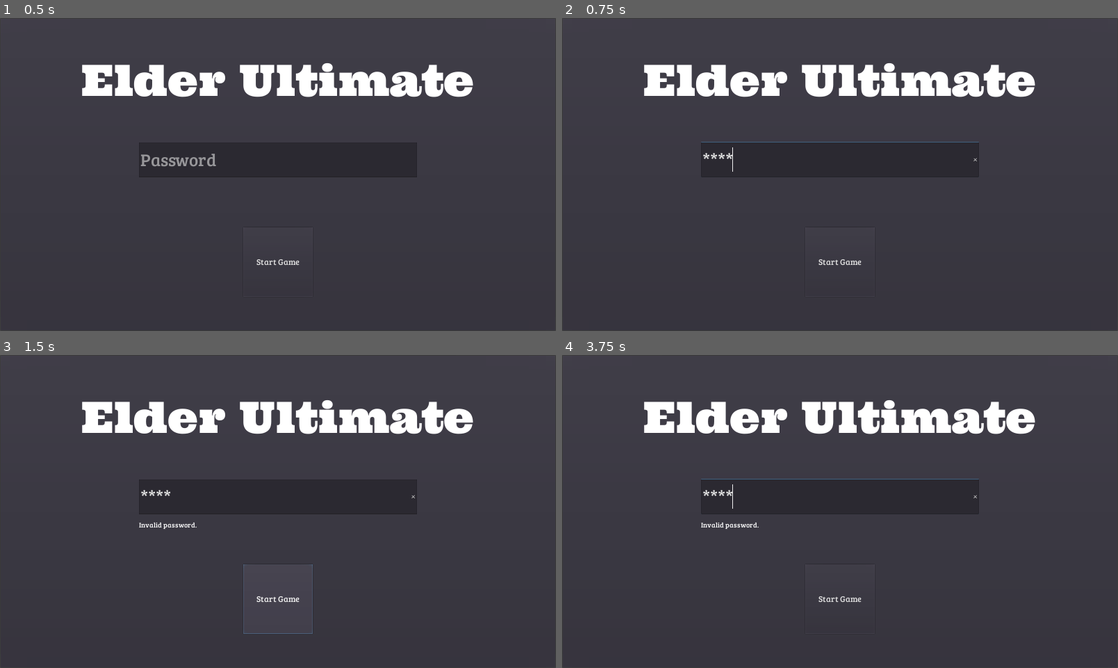
Above: before the commit, frames 1-4 (two rows, left to right).
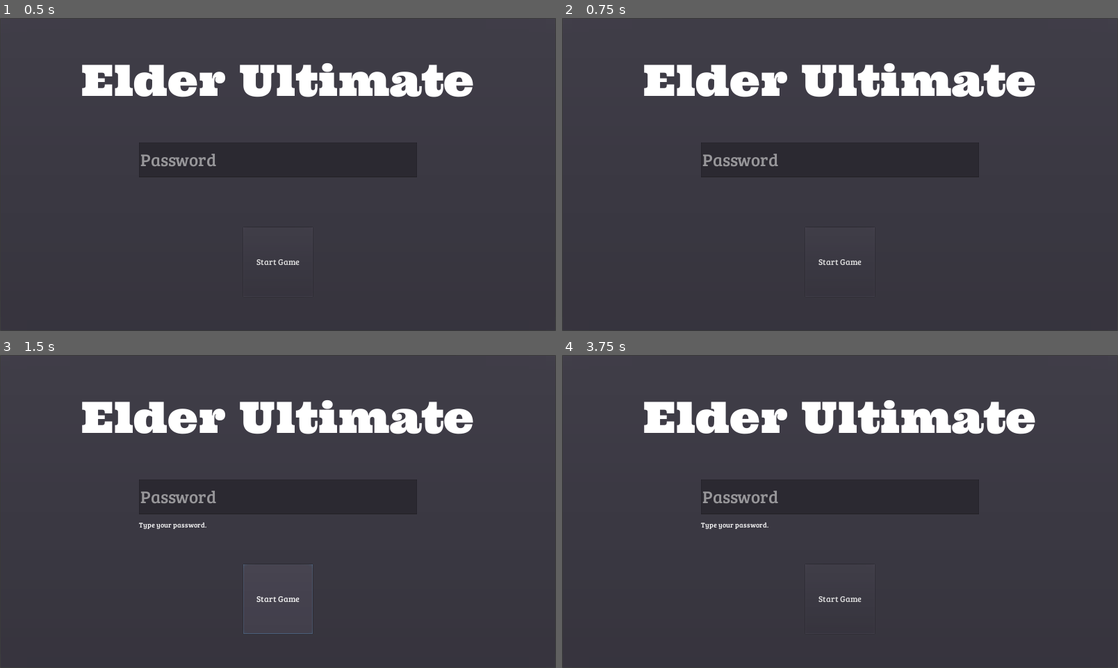
Above: after the commit, the same moments.

Repository: emotiongames/elder-ultimate
Game: Godot game, scene res://scenes/screens/main-menu/MainMenu.tscn
Two runs of this game, one before a commit and one after it. Both use one fixed random seed, a clock stepped at 60 frames per second and the inputs below.
Inputs (mouse positions are in pixels of both pictures, inside the frame that each line leads up to):
- Up to frame 1 (0.5 s): no input
- Up to frame 2 (0.75 s): click (840, 158) at 0.52 s; type "Alex" at 0.6 s
- Up to frame 3 (1.5 s): click "Start Game" at 1.25 s
- Up to frame 4 (3.75 s): click "Start Game" at 2 s; click "Start Game" at 2.75 s; tap Enter at 3.5 s; move the mouse to (962, 495) at 3.52 s; click (962, 495) at 3.67 s

Frame 1 is identical in both runs. In frame 2, 0.4% of the frame differs, in the area x 25-75%, y 39-50%; in frame 3, 0.4%; in frame 4, 0.5%, in the area x 25-75%, y 39-56%.
Error after the commit: Error setting property 'text' with value of type Nil. (res://scripts/behaviors/PasswordTextBar.gd:19)

Commit message:
feat: implements coin system and fix player z-index

Diff:
--- a/project.godot
+++ b/project.godot
@@ -39,5 +39,7 @@
 
 [rendering]
 
+quality/driver/fallback_to_gles2=true
 threads/thread_model=2
+vram_compression/import_etc=true
 environment/default_environment="res://default_env.tres"
--- a/scenes/chapters/first/GameScene.tscn
+++ b/scenes/chapters/first/GameScene.tscn
@@ -11,6 +11,7 @@
 [ext_resource path="res://scenes/screens/game-over/GameOver.tscn" type="PackedScene" id=9]
 [ext_resource path="res://scripts/behaviors/GameOverScreen.gd" type="Script" id=10]
 [ext_resource path="res://scripts/behaviors/TimerBehavior.gd" type="Script" id=11]
+[ext_resource path="res://scripts/RewardSpawnSystem.gd" type="Script" id=12]
 
 [node name="Base" type="Node2D"]
 script = ExtResource( 7 )
@@ -20,10 +21,13 @@
 directions_mode = "Four Directions"
 
 [node name="Backgrounds" type="Node2D" parent="."]
+z_index = -2
 
 [node name="Far" parent="Backgrounds" instance=ExtResource( 2 )]
+scroll_speed = 60
 
 [node name="Close" parent="Backgrounds" instance=ExtResource( 1 )]
+scroll_speed = 900
 
 [node name="EnemyController" type="Node2D" parent="."]
 script = ExtResource( 3 )
@@ -52,33 +56,6 @@
 [node name="SpawnRSDSystem" type="Position2D" parent="EnemyController"]
 position = Vector2( -240, 960 )
 
-[node name="RewardController" type="Node2D" parent="."]
-z_index = 2
-
-[node name="SpawnLSTSystem" type="Position2D" parent="RewardController"]
-position = Vector2( 2160, 600 )
-
-[node name="SpawnRSTSystem" type="Position2D" parent="RewardController"]
-position = Vector2( -240, 600 )
-
-[node name="SpawnLTSSystem" type="Position2D" parent="RewardController"]
-position = Vector2( 2160, 720 )
-
-[node name="SpawnRTSSystem" type="Position2D" parent="RewardController"]
-position = Vector2( -240, 720 )
-
-[node name="SpawnLBSSystem" type="Position2D" parent="RewardController"]
-position = Vector2( 2160, 840 )
-
-[node name="SpawnRBSSystem" type="Position2D" parent="RewardController"]
-position = Vector2( -240, 840 )
-
-[node name="SpawnLSDSystem" type="Position2D" parent="RewardController"]
-position = Vector2( 2160, 960 )
-
-[node name="SpawnRSDSystem" type="Position2D" parent="RewardController"]
-position = Vector2( -240, 960 )
-
 [node name="PlayerController" type="Node2D" parent="."]
 
 [node name="TopLimit" type="Position2D" parent="PlayerController"]
@@ -90,7 +67,25 @@
 [node name="Player" parent="PlayerController" instance=ExtResource( 4 )]
 position = Vector2( 600, 600 )
 script = ExtResource( 6 )
-speed = 600
+speed = 900
+
+[node name="RewardController" type="Node2D" parent="."]
+script = ExtResource( 12 )
+
+[node name="CoinsGroupSpawn" type="Position2D" parent="RewardController"]
+position = Vector2( 2040, 600 )
+
+[node name="SpawnLSTSystem" type="Position2D" parent="RewardController"]
+position = Vector2( 2160, 600 )
+
+[node name="SpawnLTSSystem" type="Position2D" parent="RewardController"]
+position = Vector2( 2160, 720 )
+
+[node name="SpawnLBSSystem" type="Position2D" parent="RewardController"]
+position = Vector2( 2160, 840 )
+
+[node name="SpawnLSDSystem" type="Position2D" parent="RewardController"]
+position = Vector2( 2160, 960 )
 
 [node name="GameUI" parent="." instance=ExtResource( 8 )]
 anchor_right = 0.0
@@ -99,28 +94,45 @@
 margin_bottom = 240.0
 
 [node name="GameOver" parent="." instance=ExtResource( 9 )]
+visible = false
 anchor_right = 0.0
 anchor_bottom = 0.0
 margin_right = 1920.0
 margin_bottom = 1080.0
 script = ExtResource( 10 )
 
-[node name="DistanceScoreTimer" type="Timer" parent="."]
-wait_time = 0.7
+[node name="Timers" type="Node2D" parent="."]
+
+[node name="DistanceScoreTimer" type="Timer" parent="Timers"]
+wait_time = 0.2
 autostart = true
 script = ExtResource( 11 )
 label = "distance_score"
 
-[node name="SidewalkEnemySpawnTimer" type="Timer" parent="."]
+[node name="SidewalkEnemySpawnTimer" type="Timer" parent="Timers"]
 autostart = true
 script = ExtResource( 11 )
 label = "sidewalk_enemy_spawn"
 
-[node name="StreetEnemySpawnTimer" type="Timer" parent="."]
+[node name="StreetEnemySpawnTimer" type="Timer" parent="Timers"]
 autostart = true
 script = ExtResource( 11 )
 label = "street_enemy_spawn"
+
+[node name="EffectSpawnTimer" type="Timer" parent="Timers"]
+wait_time = 3.0
+autostart = true
+script = ExtResource( 11 )
+label = "effect_spawn"
+
+[node name="CoinGroupSpawnTimer" type="Timer" parent="Timers"]
+wait_time = 3.0
+autostart = true
+script = ExtResource( 11 )
+label = "coin_group_spawn"
 [connection signal="swiped" from="SwipeDetector" to="PlayerController/Player" method="_on_SwipeDetector_swiped"]
-[connection signal="timeout" from="DistanceScoreTimer" to="PlayerController/Player" method="_on_DistanceScoreTimer_timeout"]
-[connection signal="timeout" from="SidewalkEnemySpawnTimer" to="EnemyController" method="_on_SidewalkEnemySpawnTimer_timeout"]
-[connection signal="timeout" from="StreetEnemySpawnTimer" to="EnemyController" method="_on_StreetEnemySpawnTimer_timeout"]
+[connection signal="timeout" from="Timers/DistanceScoreTimer" to="PlayerController/Player" method="_on_DistanceScoreTimer_timeout"]
+[connection signal="timeout" from="Timers/SidewalkEnemySpawnTimer" to="EnemyController" method="_on_SidewalkEnemySpawnTimer_timeout"]
+[connection signal="timeout" from="Timers/StreetEnemySpawnTimer" to="EnemyController" method="_on_StreetEnemySpawnTimer_timeout"]
+[connection signal="timeout" from="Timers/EffectSpawnTimer" to="RewardController" method="_on_EffectTimer_timeout"]
+[connection signal="timeout" from="Timers/CoinGroupSpawnTimer" to="RewardController" method="_on_CoinGroupSpawnTimer_timeout"]
--- a/scenes/chapters/first/characters/enemies/contaminated-person/ContaminatedPerson.tscn
+++ b/scenes/chapters/first/characters/enemies/contaminated-person/ContaminatedPerson.tscn
@@ -3,11 +3,13 @@
 [ext_resource path="res://scripts/behaviors/EnemyBehavior.gd" type="Script" id=1]
 [ext_resource path="res://sprites/player/hd/VELHINHA.png" type="Texture" id=2]
 
-[sub_resource type="RectangleShape2D" id=1]
-extents = Vector2( 58.9475, 93.9432 )
+[sub_resource type="CapsuleShape2D" id=1]
+radius = 48.89
+height = 76.1779
 
 [node name="Area2D" type="Area2D"]
 script = ExtResource( 1 )
+speed = 900
 
 [node name="Texture" type="Sprite" parent="."]
 scale = Vector2( 0.065, 0.065 )
--- a/scenes/chapters/first/characters/enemies/vehicles/common/l-direction/Car.tscn
+++ b/scenes/chapters/first/characters/enemies/vehicles/common/l-direction/Car.tscn
@@ -3,11 +3,12 @@
 [ext_resource path="res://sprites/enemies/car-l/hd/car.png" type="Texture" id=1]
 [ext_resource path="res://scripts/behaviors/EnemyBehavior.gd" type="Script" id=2]
 
-[sub_resource type="RectangleShape2D" id=1]
-extents = Vector2( 215.701, 73.3764 )
+[sub_resource type="ConcavePolygonShape2D" id=1]
+segments = PoolVector2Array( -205, 0, -170, -15, -170, -15, -110, -15, -110, -15, -20, -60, -20, -60, 120, -60, 120, -60, 195, -25, 195, -25, 205, 10, 205, 10, 200, 30, 200, 30, 180, 40, 180, 40, 140, 70, 140, 70, 100, 40, 100, 40, -120, 40, -120, 40, -140, 70, -140, 70, -200, 40, -200, 40, -205, 0, 0, 0, 0, 0, 0, 0, 0, 0 )
 
 [node name="Area2D" type="Area2D"]
 script = ExtResource( 2 )
+speed = 1200
 
 [node name="Texture" type="Sprite" parent="."]
 texture = ExtResource( 1 )
--- a/scenes/chapters/first/characters/enemies/vehicles/common/r-direction/Car.tscn
+++ b/scenes/chapters/first/characters/enemies/vehicles/common/r-direction/Car.tscn
@@ -4,10 +4,11 @@
 [ext_resource path="res://scripts/behaviors/EnemyBehavior.gd" type="Script" id=2]
 
 [sub_resource type="RectangleShape2D" id=1]
-extents = Vector2( 203.314, 54.7264 )
+extents = Vector2( 193.243, 45.7838 )
 
 [node name="Area2D" type="Area2D"]
 script = ExtResource( 2 )
+speed = 1200
 
 [node name="Texture" type="Sprite" parent="."]
 position = Vector2( 0, -3.8147e-06 )
--- a/scenes/chapters/first/characters/enemies/vehicles/specials/l-direction/Police.tscn
+++ b/scenes/chapters/first/characters/enemies/vehicles/specials/l-direction/Police.tscn
@@ -4,10 +4,11 @@
 [ext_resource path="res://scripts/behaviors/EnemyBehavior.gd" type="Script" id=2]
 
 [sub_resource type="RectangleShape2D" id=1]
-extents = Vector2( 251.086, 98.0497 )
+extents = Vector2( 244.141, 88.2579 )
 
 [node name="Area2D" type="Area2D"]
 script = ExtResource( 2 )
+speed = 1100
 
 [node name="Texture" type="Sprite" parent="."]
 scale = Vector2( 0.5, 0.5 )
--- a/scenes/chapters/first/characters/enemies/vehicles/specials/r-direction/Police.tscn
+++ b/scenes/chapters/first/characters/enemies/vehicles/specials/r-direction/Police.tscn
@@ -4,10 +4,11 @@
 [ext_resource path="res://scripts/behaviors/EnemyBehavior.gd" type="Script" id=2]
 
 [sub_resource type="RectangleShape2D" id=1]
-extents = Vector2( 248.61, 101.133 )
+extents = Vector2( 240.165, 79.668 )
 
 [node name="Police" type="Area2D"]
 script = ExtResource( 2 )
+speed = 800
 
 [node name="Texture" type="Sprite" parent="."]
 texture = ExtResource( 1 )
--- /dev/null
+++ b/scenes/chapters/first/rewards/containers/coin-patterns/Pattern1.tscn
@@ -0,0 +1,17 @@
+[gd_scene load_steps=2 format=2]
+
+[ext_resource path="res://scenes/chapters/first/rewards/single/Coin.tscn" type="PackedScene" id=1]
+
+[node name="Pattern1" type="Node2D"]
+
+[node name="Coin" parent="." instance=ExtResource( 1 )]
+position = Vector2( 60, 60 )
+
+[node name="Coin2" parent="." instance=ExtResource( 1 )]
+position = Vector2( 180, 180 )
+
+[node name="Coin3" parent="." instance=ExtResource( 1 )]
+position = Vector2( 300, 300 )
+
+[node name="Coin4" parent="." instance=ExtResource( 1 )]
+position = Vector2( 420, 420 )
--- /dev/null
+++ b/scenes/chapters/first/rewards/single/Coin.tscn
@@ -0,0 +1,19 @@
+[gd_scene load_steps=4 format=2]
+
+[ext_resource path="res://sprites/rewards/coin/hd/coin_temp-1.png" type="Texture" id=1]
+[ext_resource path="res://scripts/behaviors/CoinBehavior.gd" type="Script" id=2]
+
+[sub_resource type="RectangleShape2D" id=1]
+extents = Vector2( 40.4201, 41.3687 )
+
+[node name="Coin" type="Area2D"]
+script = ExtResource( 2 )
+
+[node name="Texture" type="Sprite" parent="."]
+position = Vector2( 3.8147e-06, 3.8147e-06 )
+scale = Vector2( 2.5, 2.5 )
+texture = ExtResource( 1 )
+
+[node name="CollisionShape2D" type="CollisionShape2D" parent="."]
+shape = SubResource( 1 )
+[connection signal="area_entered" from="." to="." method="_on_Coin_area_entered"]
--- a/scenes/screens/main-menu/MainMenu.tscn
+++ b/scenes/screens/main-menu/MainMenu.tscn
@@ -6,6 +6,7 @@
 [ext_resource path="res://scenes/screens/main-menu/elements/singles/PasswordTextBar.tscn" type="PackedScene" id=4]
 [ext_resource path="res://scripts/behaviors/GameStartButton.gd" type="Script" id=5]
 [ext_resource path="res://scripts/behaviors/MessageBehavior.gd" type="Script" id=6]
+[ext_resource path="res://scripts/behaviors/PasswordTextBar.gd" type="Script" id=7]
 
 [sub_resource type="DynamicFont" id=1]
 size = 25
@@ -55,6 +56,7 @@
 anchor_bottom = 0.0
 margin_right = 960.0
 margin_bottom = 120.0
+script = ExtResource( 7 )
 
 [node name="Message" type="Label" parent="Centralizer/Items/PasswordContainer/VBoxContainer"]
 margin_top = 140.0
@@ -77,6 +79,8 @@
 script = ExtResource( 5 )
 
 [node name="HTTPRequest" type="HTTPRequest" parent="Centralizer/Items/Options"]
+[connection signal="focus_entered" from="Centralizer/Items/PasswordContainer/VBoxContainer/PasswordTextBar" to="Centralizer/Items/PasswordContainer/VBoxContainer/PasswordTextBar" method="_on_PasswordTextBar_focus_entered"]
+[connection signal="focus_exited" from="Centralizer/Items/PasswordContainer/VBoxContainer/PasswordTextBar" to="Centralizer/Items/PasswordContainer/VBoxContainer/PasswordTextBar" method="_on_PasswordTextBar_focus_exited"]
 [connection signal="text_changed" from="Centralizer/Items/PasswordContainer/VBoxContainer/PasswordTextBar" to="Centralizer/Items/Options/GameStartButton" method="_on_PasswordTextBar_text_changed"]
 [connection signal="pressed" from="Centralizer/Items/Options/GameStartButton" to="Centralizer/Items/Options/GameStartButton" method="_on_GameStartButton_pressed"]
 [connection signal="request_completed" from="Centralizer/Items/Options/HTTPRequest" to="Centralizer/Items/Options/GameStartButton" method="_on_HTTPRequest_request_completed"]
--- a/scenes/screens/ui/elements/containers/CoinsContainer.tscn
+++ b/scenes/screens/ui/elements/containers/CoinsContainer.tscn
@@ -18,11 +18,11 @@
 anchor_right = 0.0
 anchor_bottom = 0.0
 margin_right = 119.0
-margin_bottom = 120.0
+margin_bottom = 119.0
 
 [node name="CoinCounter" parent="." instance=ExtResource( 2 )]
 anchor_right = 0.0
 anchor_bottom = 0.0
 margin_left = 123.0
 margin_right = 480.0
-margin_bottom = 120.0
+margin_bottom = 119.0
--- a/scripts/EnemySpawnSystem.gd
+++ b/scripts/EnemySpawnSystem.gd
@@ -31,14 +31,10 @@
 	if self.get_child(spawn_index).get_child_count() == 0:
 		if spawn_index % 2 == 0:
 			var enemy = sidewalk_enemies[int(rand_range(0, sidewalk_enemies.size()))]
-			var bias = self.get_child(spawn_index + 1).position
-			bias.x = self.get_child(spawn_index).position.x - bias.x
-			spawn_enemies(enemy, spawn_index, -1, -bias)
+			spawn_enemies(enemy, spawn_index, -1)
 		else:
 			var enemy = sidewalk_enemies[int(rand_range(0, sidewalk_enemies.size()))]
-			var bias = self.get_child(spawn_index - 1).position
-			bias.x -= self.get_child(spawn_index).position.x
-			spawn_enemies(enemy, spawn_index, 1, bias)
+			spawn_enemies(enemy, spawn_index, 1)
 
 func spawn_street_enemies():
 	randomize()
@@ -49,19 +45,14 @@
 	if self.get_child(spawn_index).get_child_count() == 0:
 		if spawn_index % 2 == 0:
 			var enemy = street_top_enemies[int(rand_range(0, street_top_enemies.size()))]
-			var bias = self.get_child(spawn_index + 1).position
-			bias.x = self.get_child(spawn_index).position.x - bias.x
-			spawn_enemies(enemy, spawn_index, -1, -bias)
+			spawn_enemies(enemy, spawn_index, -1)
 		else:
 			var enemy = street_bottom_enemies[int(rand_range(0, street_bottom_enemies.size()))]
-			var bias = self.get_child(spawn_index - 1).position
-			bias.x -= self.get_child(spawn_index).position.x
-			spawn_enemies(enemy, spawn_index, 1, bias)
+			spawn_enemies(enemy, spawn_index, 1)
 
-func spawn_enemies(enemy, spawn, orientation, bias):
+func spawn_enemies(enemy, spawn, orientation):
 	var enemy_instance = enemy.instance()
 	enemy_instance.set_orientation(orientation)
-	enemy_instance.set_bias_position(bias)
 	enemy_instance.set_from_spawn(spawn)
 	self.get_child(spawn).add_child(enemy_instance)
 
--- a/scripts/Events.gd
+++ b/scripts/Events.gd
@@ -4,7 +4,10 @@
 signal show_game_over
 signal resume_game
 signal count_point(point)
+signal count_coin(value)
 signal update_timer(label, value)
+signal start_timer(label)
+signal stop_timer(label)
 signal show_main_menu
 signal update_message_text(new_text)
 
--- /dev/null
+++ b/scripts/RewardSpawnSystem.gd
@@ -0,0 +1,46 @@
+extends Node2D
+
+var coin_patterns = [
+	preload("res://scenes/chapters/first/rewards/containers/coin-patterns/Pattern1.tscn")
+]
+
+var do_spawn = true
+
+# Called when the node enters the scene tree for the first time.
+func _ready():
+	var _show_game_over_connection = Events.connect("show_game_over", self, "_on_show_game_over")
+	var _resume_game_connection = Events.connect("resume_game", self, "_on_resume_game")
+	pass # Replace with function body.
+
+
+# Called every frame. 'delta' is the elapsed time since the previous frame.
+#func _process(delta):
+#	pass
+
+func _on_show_game_over():
+	do_spawn = false
+
+func _on_resume_game():
+	do_spawn = true
+
+func _on_EffectTimer_timeout():
+	#spawn_effect()
+	#randomize()
+	#Events.emit_signal("update_timer", "effect_spawn", int(rand_range(5, 7)))
+	pass # Replace with function body.
+
+func spawn_effect():
+	#randomize()
+	#var reward_spawn = int(rand_range(0, self.get_child_count()))
+	pass
+
+func _on_CoinGroupSpawnTimer_timeout():
+	if do_spawn:
+		spawn_coin_group()
+		randomize()
+		Events.emit_signal("update_timer", "coin_group_spawn", int(rand_range(1, 3)))
+	pass # Replace with function body.
+
+func spawn_coin_group():
+	var coin_group_instance = coin_patterns[0].instance()
+	self.get_child(0).add_child(coin_group_instance)
--- /dev/null
+++ b/scripts/behaviors/CoinBehavior.gd
@@ -0,0 +1,38 @@
+extends Area2D
+
+export var speed = 900
+
+var bias_position = Vector2(0, 0)
+var spawn_position = Vector2(0, 0)
+# Called when the node enters the scene tree for the first time.
+func _ready():
+	var screen_width = ProjectSettings.get_setting("display/window/size/width")
+	var coin_width = self.get_child(0).texture.get_width()
+
+	spawn_position = self.position
+	bias_position.x = spawn_position.x + screen_width + coin_width
+
+	add_to_group("coins")
+	var _show_game_over_connection = Events.connect("show_game_over", self, "_on_show_game_over")
+	pass # Replace with function body.
+
+
+# Called every frame. 'delta' is the elapsed time since the previous frame.
+func _process(delta):
+	move(delta)
+
+func move(delta):
+	self.translate(Vector2(-speed * delta, 0))
+	print(self.position)
+	if self.position.x <= -bias_position.x:
+			queue_free()
+
+
+func _on_Coin_area_entered(area):
+	if area.is_in_group("player"):
+		Events.emit_signal("count_coin", 1)
+		queue_free()
+
+func _on_show_game_over():
+	queue_free()
+	pass
--- a/scripts/behaviors/CoinCounter.gd
+++ b/scripts/behaviors/CoinCounter.gd
@@ -1,11 +1,16 @@
 extends MarginContainer
+
+var coins = 0
 
 # Called when the node enters the scene tree for the first time.
 func _ready():
-	#Events.connect("count_coin", self, "_on_count_coin")
+	Events.connect("count_coin", self, "_on_count_coin")
 	pass # Replace with function body.
 
 
 # Called every frame. 'delta' is the elapsed time since the previous frame.
-#func _process(delta):
-#	pass
+func _process(delta):
+	self.get_child(0).text = str(coins)
+
+func _on_count_coin(coin):
+	coins = coins + coin
--- a/scripts/behaviors/EnemyBehavior.gd
+++ b/scripts/behaviors/EnemyBehavior.gd
@@ -2,13 +2,14 @@
 
 export var speed = 300 setget set_speed
 var orientation = 0 setget set_orientation
-var bias_position = Vector2(0, 0) setget set_bias_position
 var from_spawn = -1 setget set_from_spawn
 
 var collision_with_player_moving = false
 var collision_with_player_stopped = false
 
 var player_collision = -1
+var spawn_position = Vector2(0, 0)
+var bias_position = Vector2(0, 0)
 
 func set_speed(new_speed):
 	speed = new_speed
@@ -24,6 +25,12 @@
 
 # Called when the node enters the scene tree for the first time.
 func _ready():
+	var screen_width = ProjectSettings.get_setting("display/window/size/width")
+	var enemy_width = self.get_child(0).texture.get_width()
+
+	spawn_position = self.position
+	bias_position.x = screen_width + enemy_width + spawn_position.x
+
 	add_to_group("enemy")
 	var _area_entered_connection =  connect("area_entered", self, "_on_area_entered")
 	var _show_game_over_connection = Events.connect("show_game_over", self, "_on_show_game_over")
@@ -36,7 +43,7 @@
 func move(delta):
 	self.translate(Vector2((speed * delta) * orientation, 0))
 	if orientation == -1:
-		if self.position.x <= bias_position.x:
+		if self.position.x <= -bias_position.x:
 			queue_free()
 	elif orientation == 1:
 		if self.position.x >= bias_position.x:
--- a/scripts/behaviors/GameStartButton.gd
+++ b/scripts/behaviors/GameStartButton.gd
@@ -13,13 +13,13 @@
 #func _process(delta):
 #	pass
 
-
 func _on_GameStartButton_pressed():
 	validate_password()
 
 func validate_password():
 	if password.length() == 6 and password.is_valid_integer():
 		var http_request = get_parent().get_child(1)
+		Events.emit_signal("update_message_text", "Connecting with remote server.")
 		http_request.request(host + path + password)
 	elif password.empty():
 		Events.emit_signal("update_message_text", "Type your password.")
--- /dev/null
+++ b/scripts/behaviors/PasswordTextBar.gd
@@ -0,0 +1,27 @@
+extends LineEdit
+
+
+# Declare member variables here. Examples:
+# var a = 2
+# var b = "text"
+
+
+# Called when the node enters the scene tree for the first time.
+func _ready():
+	pass # Replace with function body.
+
+
+# Called every frame. 'delta' is the elapsed time since the previous frame.
+#func _process(delta):
+#	pass
+
+func js_text_entry():
+    text = JavaScript.eval(
+            "prompt('%s', '%s');" % ["Type your password:", text],
+            true
+            )
+
+func _on_PasswordTextBar_focus_entered():
+	js_text_entry()
+	emit_signal("text_changed", text)
+	release_focus()
--- a/scripts/behaviors/PlayerBehavior.gd
+++ b/scripts/behaviors/PlayerBehavior.gd
@@ -1,27 +1,34 @@
 extends Area2D
+
+const FLICK_LIMIT = 31
+const SIDEWALK_SPAWN_POSITIONS = [0, 1, 6, 7]
+const STREET_SPAWN_POSITIONS = [2, 5]
+
+export var speed = 400
+export var invencible = false
 
 var to_up = false
 var to_down = false
 var on_top = true
 var on_bottom = false
-var aux_z_index = 0
-
-export var speed = 400
-export var invencible = false
+var died = false
+var is_flicking = false
 
 var limit_top_position = 0
 var limit_bottom_position = 0
 var on_collision_with_enemy = -1
-var died = false
+var flick_counter = 0
 
 # Called when the node enters the scene tree for the first time.
 func _ready():
+	self.get_parent().z_index = -1
 	limit_top_position = get_parent().get_node("TopLimit").position
 	limit_bottom_position = get_parent().get_node("BottomLimit").position
 
 	if not invencible:
 		add_to_group("player")
 		var _area_entered_connection = connect("area_entered", self, "_on_area_entered")
+		var _area_exited_connection = connect("area_exited", self, "_on_area_exited")
 		var _show_game_over_connection = Events.connect("show_game_over", self, "_on_show_game_over")
 		var _resume_game_connection = Events.connect("resume_game", self, "_on_resume_game")
 
@@ -29,6 +36,18 @@
 func _process(delta):
 	move(delta)
 	detect_collision()
+	if is_flicking:
+		if flick_counter < FLICK_LIMIT:
+			if flick_counter % 2 == 0:
+				self.hide()
+				flick_counter = flick_counter + 1
+			else:
+				self.show()
+				flick_counter = flick_counter + 1
+		else:
+			self.show()
+			is_flicking = false
+			flick_counter = 0
 
 func move(delta):
 	if to_up and not on_top:
@@ -37,22 +56,35 @@
 			to_up = false
 			on_bottom = false
 			on_top = true
+			self.get_parent().z_index = -1
 	elif to_down and not on_bottom:
 		self.translate(Vector2(0, speed * delta))
 		if self.position.y >= limit_bottom_position.y:
 			to_down = false
 			on_top = false
 			on_bottom = true
+			self.get_parent().z_index = 0
+
+func detect_collision():
+	if on_collision_with_enemy in SIDEWALK_SPAWN_POSITIONS and (
+		on_top or on_bottom
+	):
+		Events.emit_signal("player_damage", "on_sidewalk")
+		is_flicking = true
+		on_collision_with_enemy = -1
+	elif on_collision_with_enemy in STREET_SPAWN_POSITIONS and (
+		to_up or to_down
+	):
+		Events.emit_signal("player_damage", "on_street")
+		is_flicking = true
+		on_collision_with_enemy = -1
 
 func _on_SwipeDetector_swiped(gesture):
 	if not died:
-		on_bottom = false
-		on_top = false
-
-		if gesture.get_direction() == "up":
+		if gesture.get_direction() == "up" and not on_top:
 			to_up = true
 			to_down = false
-		elif gesture.get_direction() == "down":
+		elif gesture.get_direction() == "down" and not on_bottom:
 			to_up = false
 			to_down = true
 
@@ -61,16 +93,8 @@
 	if other.is_in_group("enemy"):
 		on_collision_with_enemy = other.from_spawn
 
-func detect_collision():
-	if on_collision_with_enemy in [0, 1, 6, 7] and (
-		on_top or on_bottom
-	):
-		Events.emit_signal("player_damage", "on_sidewalk")
-		on_collision_with_enemy = -1
-	elif on_collision_with_enemy in [2, 5] and (
-		to_up or to_down
-	):
-		Events.emit_signal("player_damage", "on_street")
+func _on_area_exited(other):
+	if other.is_in_group("enemy"):
 		on_collision_with_enemy = -1
 
 func _on_show_game_over():
--- a/scripts/behaviors/TimerBehavior.gd
+++ b/scripts/behaviors/TimerBehavior.gd
@@ -5,6 +5,8 @@
 
 # Called when the node enters the scene tree for the first time.
 func _ready():
+	var _start_timer_connection = Events.connect("start_timer", self, "_on_start_timer")
+	var _pause_timer_connection = Events.connect("stop_timer", self, "_on_stop_timer")
 	var _update_timer_connection = Events.connect("update_timer", self, "_on_update_timer")
 	var _show_game_over_connection = Events.connect("show_game_over", self, "_on_show_game_over")
 	var _resume_game_connection = Events.connect("resume_game", self, "_on_resume_game")
@@ -15,6 +17,14 @@
 #func _process(delta):
 #	pass
 
+func _on_start_timer(local_label):
+	if label == local_label:
+		self.start()
+
+func _on_stop_timer(local_label):
+	if label == local_label:
+		self.stop()
+
 func _on_show_game_over():
 	self.stop()
 
Not shown, added: export_presets.cfg
Not shown, added: resources/sprites/background/hd/landscape_original_temp.png.import
Not shown, added: resources/sprites/background/hd/landscape_temp.jpeg.import
Not shown, added: resources/sprites/background/hd/landscape_temp.png.import
Not shown, added: resources/sprites/background/hd/test_landscape_city.png.import
Not shown, added: resources/sprites/buffs/acohol/hd/alcool-70-1l-prolink-15274-01-1.png.import
Not shown, added: resources/sprites/buffs/acohol/hd/alcool-70-1l-prolink-15274-01.png.import
Not shown, added: resources/sprites/enemies/bus/hd/Bus_PNG_Clipart-1075.png.import
Not shown, added: resources/sprites/enemies/car-l/hd/car-1-0.png.import
Not shown, added: resources/sprites/enemies/car-l/hd/car-1.png.import
Not shown, added: resources/sprites/enemies/car-l/hd/car.png.import
Not shown, added: resources/sprites/enemies/car-r/hd/car-1-0.png.import
(and 8 more such lines)
